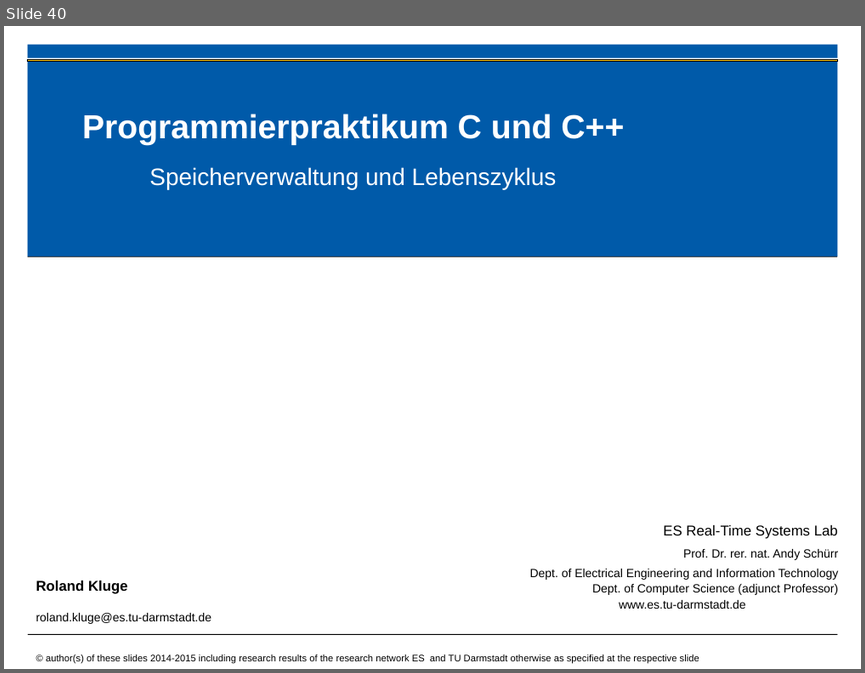
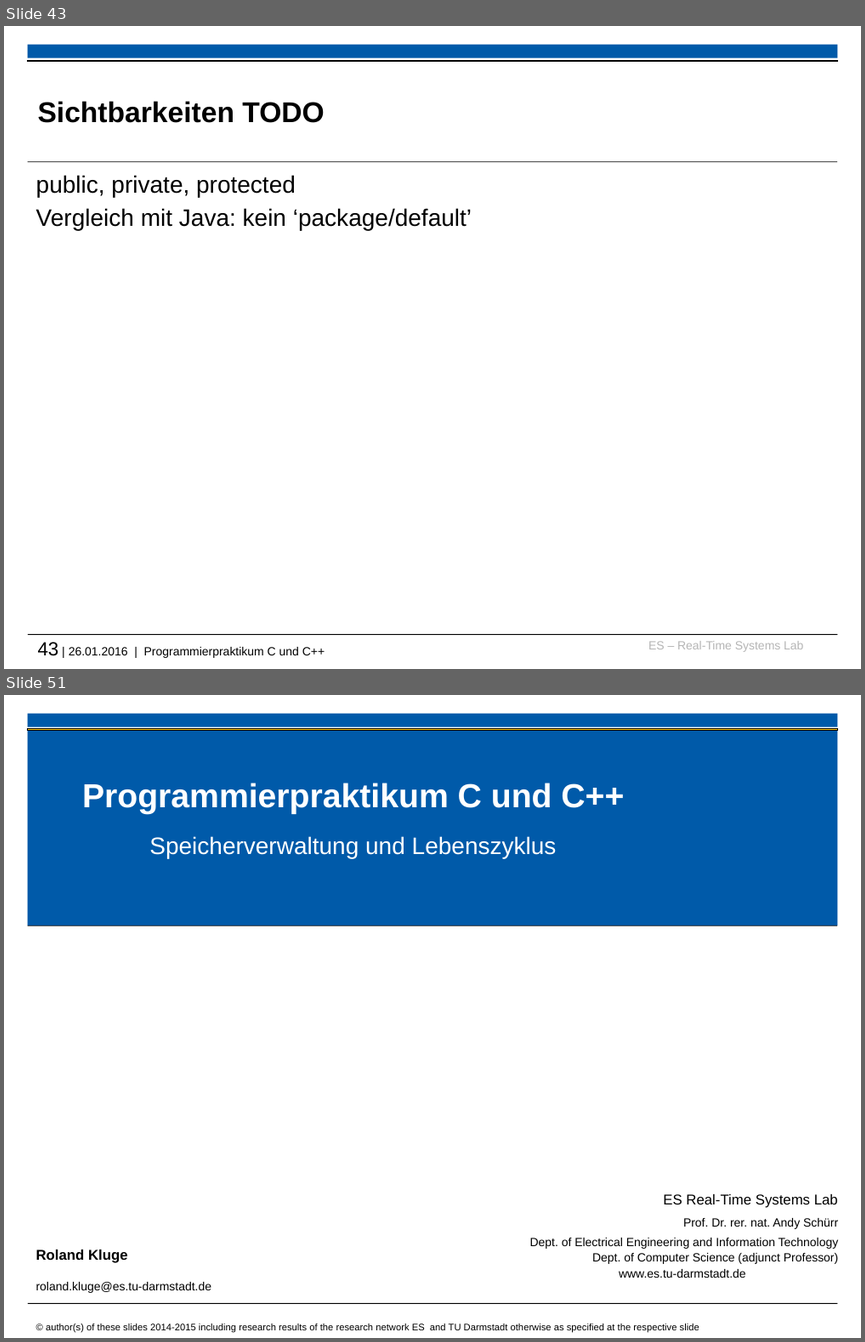
Before and after one commit to h82k/tud-cppp, a slide deck: cppp_lecture.pptx. Shown one above the other, each under a label of ours: slide 40 before the commit, slides 43 and 51 after it; the slides between them are not shown. The pictures are 865x673 and 865x1342 pixels, drawn with LibreOffice and Linux fonts; fonts in the diff are those of the drawing; background and template pictures are left out. Boxes give left, top, right and bottom in pixels: in the first picture for what was removed or moved away, otherwise in the second. Text is boxed around its words. In the diff, an @@ line names an element or a change of style, - is before the commit and + after.

```diff
--- a/cppp_lecture.pptx
+++ b/cppp_lecture.pptx
@@ slide 43 added at [4, 26, 861, 669], background #FFFFFF; not listed: 2 template elements that a slide beside it also shows @@
@@ rectangle added at [27, 60, 837, 62], fill #000000, outline #000000 0.75 pt @@
@@ title added at [38, 101, 324, 123], 24 pt, text #000000, bold @@
+Sichtbarkeiten TODO
@@ line added from (27, 162) to (837, 162), #000000 0.6 pt @@
@@ text added at [36, 175, 472, 231], 20 pt, text #000000 @@
+public, private, protected
+Vergleich mit Java: kein ‘package/default’
@@ text added at [38, 641, 324, 658], 10 pt, text #000000 @@
+43 | 26.01.2016 | Programmierpraktikum C und C++
@@ text added at [648, 641, 803, 652], 10 pt, text #B5B5B5 @@
+ES – Real-Time Systems Lab
@@ what was slide 40 is now slide 51 @@
```
Also in this commit, not shown: 6 slides changed, 16 other slides added, 1 other file.
